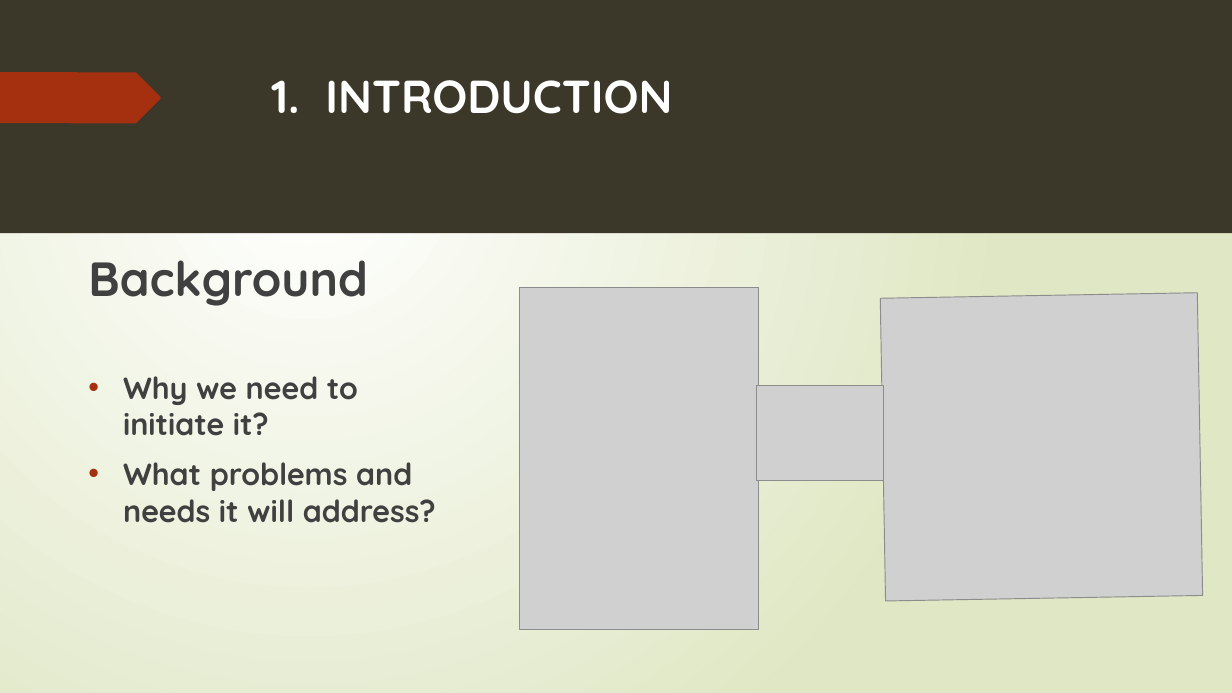
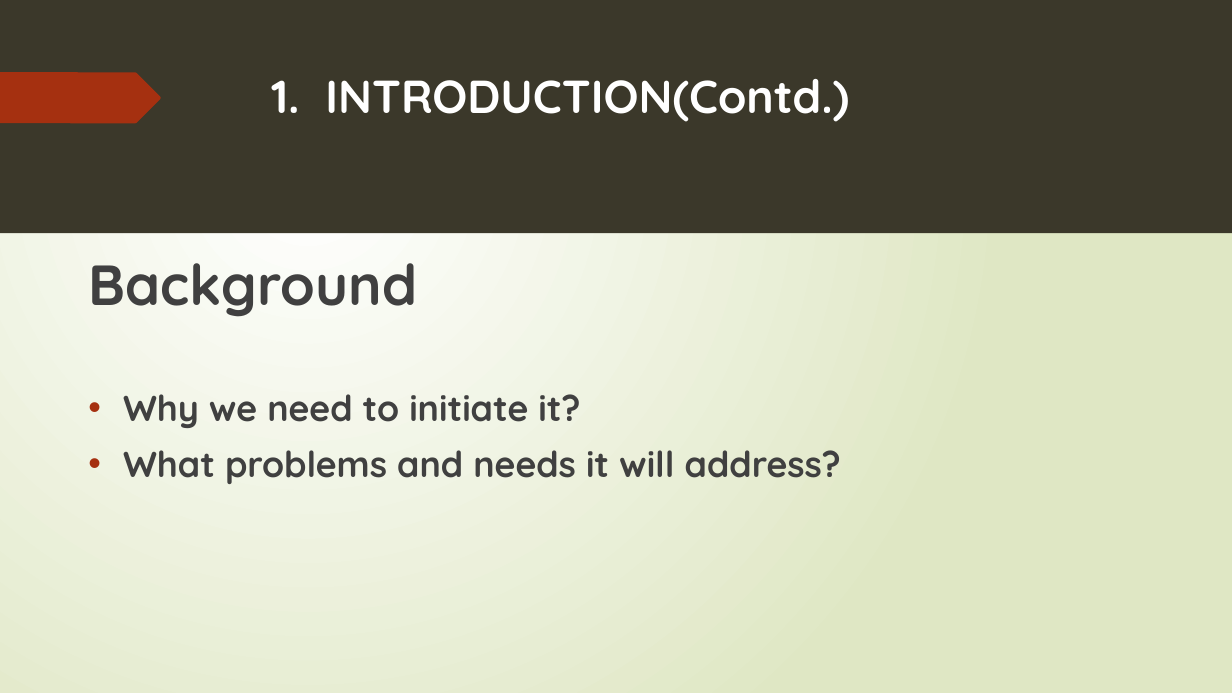
Before and after one commit to 15831944/2d-to-3d, a slide deck: slide 6 of Project slides.pptx (slide 5 before the commit). Drawn at 1232x693 pixels with LibreOffice and Linux fonts; fonts in the diff are those of the drawing; grey boxes stand for pictures. Boxes give left, top, right and bottom in pixels: in the first picture for what was removed or moved away, otherwise in the second. Text is boxed around its words. In the diff, an @@ line names an element or a change of style, - is before the commit and + after.

```diff
--- a/Project slides.pptx
+++ b/Project slides.pptx
@@ title at (x1=271, y1=79, x2=849, y2=122): text changed @@
-1. INTRODUCTION
+1. INTRODUCTION(Contd.)
@@ text "Background" at (x1=88, y1=263, x2=841, y2=484): size 37.4 to 44 pt in "Background"; size 23.8 to 28 pt in "Why we need to initiate it?", "What problems and needs it will address?" @@
@@ picture removed at (x1=520, y1=287, x2=759, y2=629) @@
@@ picture removed at (x1=881, y1=293, x2=1203, y2=602) @@
@@ picture removed at (x1=756, y1=385, x2=884, y2=481) @@
```
Also in this commit, not shown: 14 other slides changed, 3 slides added, 1 slide removed.
